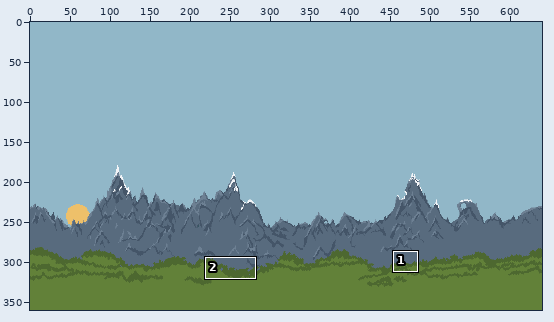
Edited in one commit: pixel-art file (Assets/Background/Backgrounds.ase). Above: a wide view before the commit, with the close-up outlined.
Close-up. Before the commit:
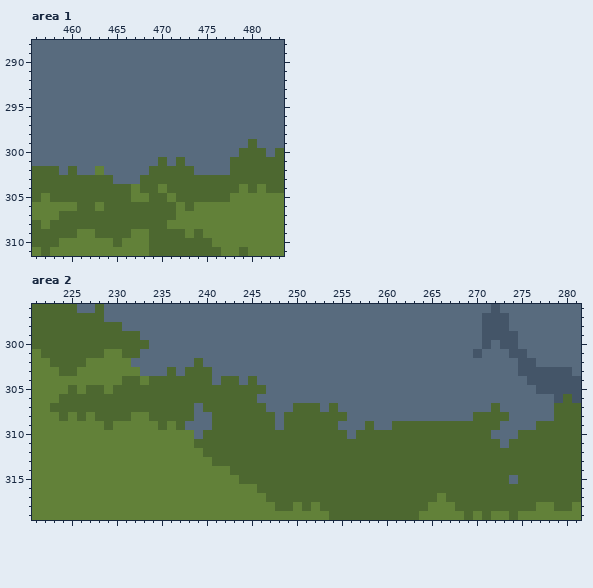
640x360 pixels, 1 frame. Shown: area 1: x 456..483, y 288..311; area 2: x 221..281, y 296..319. The commit also changed other parts of the picture, which this record leaves out.
New version:
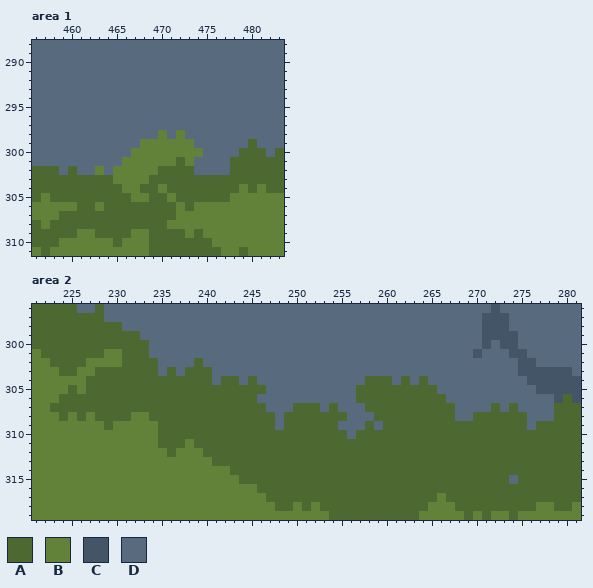
Palette (. is transparent): A #4d6830  B #628139  C #445568  D #586b7e
Diff:
Area 1, layer "PlainsBgMed":
y 298: x 470 D -> B; x 472 D -> B
y 299: x 468..473 DDDDDD -> BBBBBB
y 300: x 467..474 DDDDDDDD -> BBBBBBBB
y 301: x 466..471 DDDDAD -> BBBBBB; x 473 D -> B
y 302: x 465..469 DDDDA -> BBBBB
y 303: x 465..468 DDDA -> BBBB
y 304: x 466 A -> B
Area 2, layer "PlainsBgMed":
y 301: x 233 D -> A
y 302: x 231..234 BDDD -> AAAA
y 303: x 228..234 BBBBBDD -> AAAAAAA
y 304: x 227..230 BBBB -> AAAA; x 233 B -> A; x 258..260 DDD -> AAA; x 262 D -> A; x 264 D -> A
y 305: x 229 B -> A; x 257..265 DDDDDDDDD -> AAAAAAAAA
y 306: x 257..266 DDDDDDDDDD -> AAAAAAAAAA
y 307: x 239 D -> A; x 258..267 DDDDDDDDDD -> AAAAAAAAAA; x 274 D -> A
y 308: x 239..240 DD -> AA; x 259..267 DDDDDDDDD -> AAAAAAAAA; x 274..275 DD -> AA
y 309: x 236 B -> A; x 238..240 DDD -> AAA; x 260 D -> A; x 273..275 DDD -> AAA
y 310: x 235..239 BBBBD -> AAAAA; x 272..274 DDD -> AAA
y 311: x 235..237 BBB -> AAA; x 273 D -> A
y 312: x 236 B -> A
